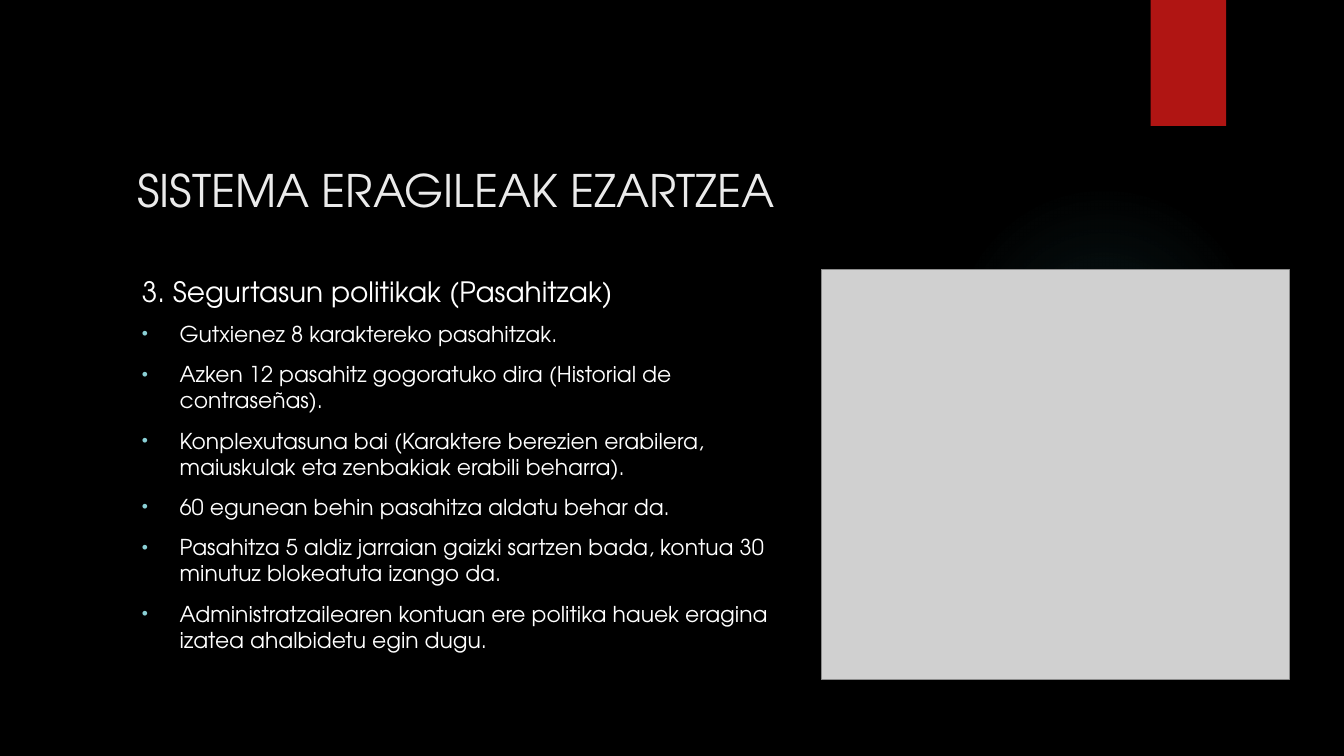
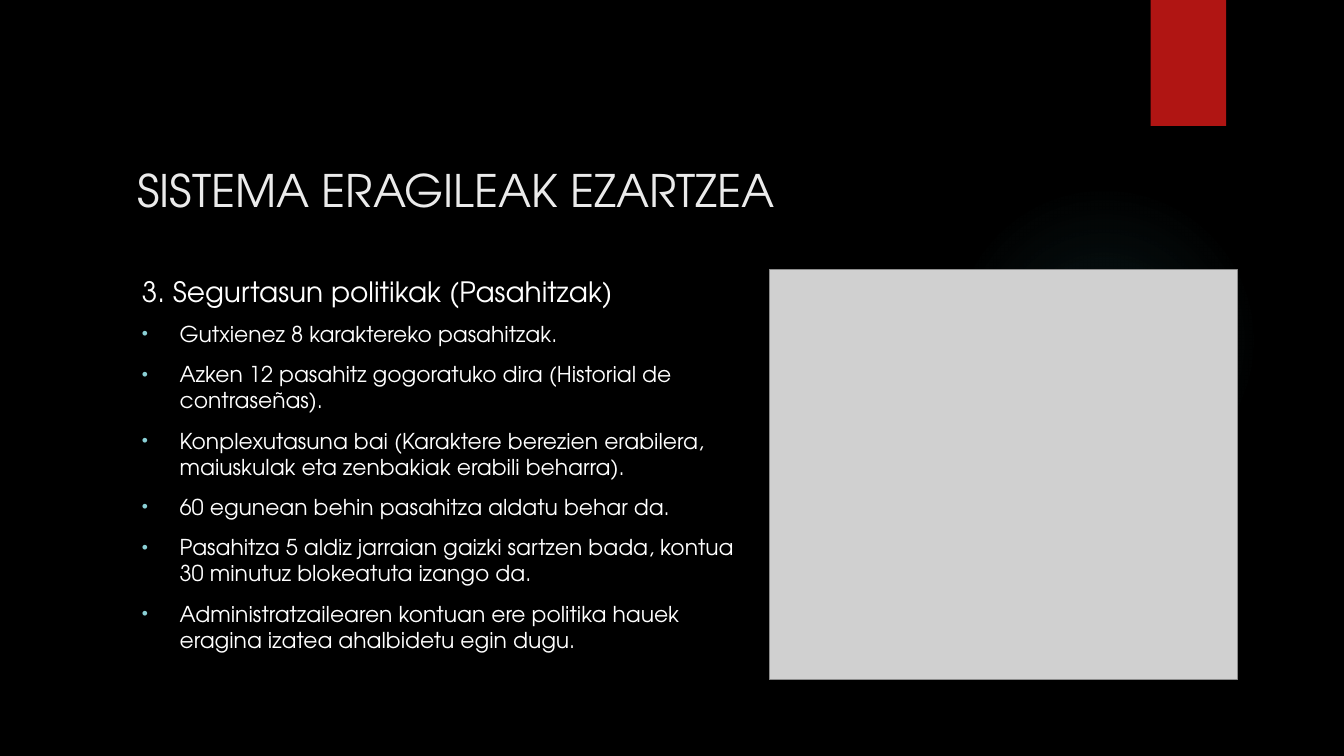
Before and after one commit to aldalurxabier-cmyk/1.-Erronka, a slide deck: slide 10 of Aurkezpena/1.Erronka Aurkezpena.pptx. Drawn at 1344x756 pixels with LibreOffice and Linux fonts; fonts in the diff are those of the drawing; grey boxes stand for pictures; background and template pictures are left out. Boxes give left, top, right and bottom in pixels: in the first picture for what was removed or moved away, otherwise in the second. Text is boxed around its words. In the diff, an @@ line names an element or a change of style, - is before the commit and + after.

```diff
--- a/Aurkezpena/1.Erronka Aurkezpena.pptx
+++ b/Aurkezpena/1.Erronka Aurkezpena.pptx
@@ picture: place and size @@
-picture at box(822, 269, 1290, 680)
+picture at box(769, 269, 1237, 680)
@@ text "Gutxienez 8 karaktereko pasahitzak." rewrapped from box(180, 325, 767, 653) to box(180, 325, 733, 653) @@
```
Also in this commit, not shown: 2 other slides changed, 1 slide added, 1 other file.
